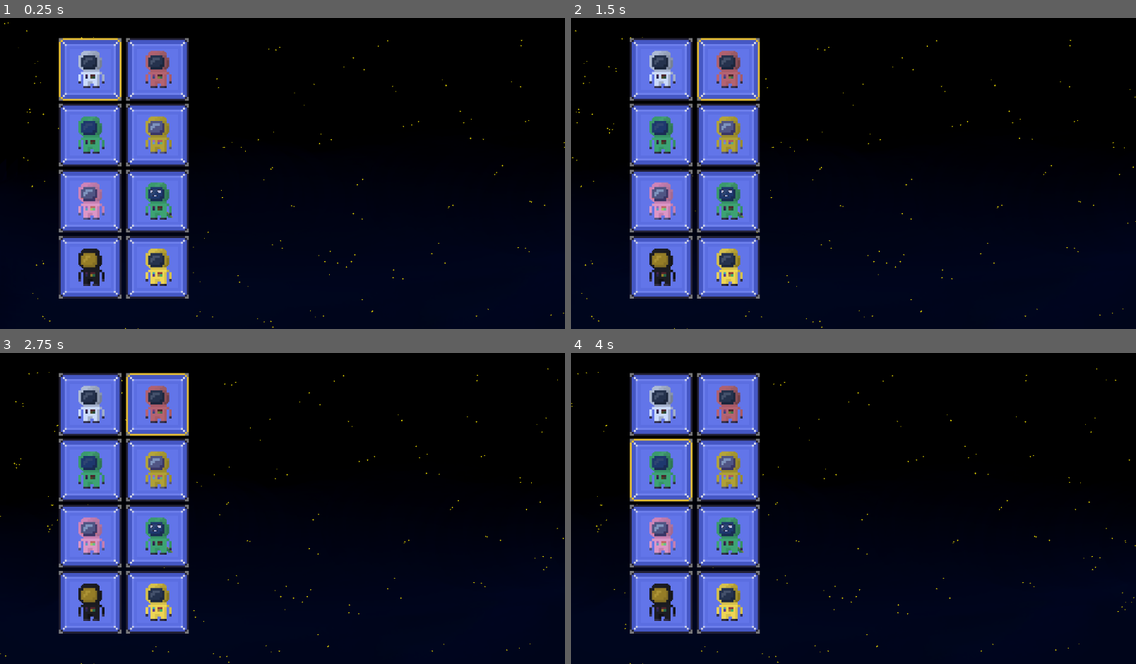
Above: before the commit, frames 1-4 (two rows, left to right).
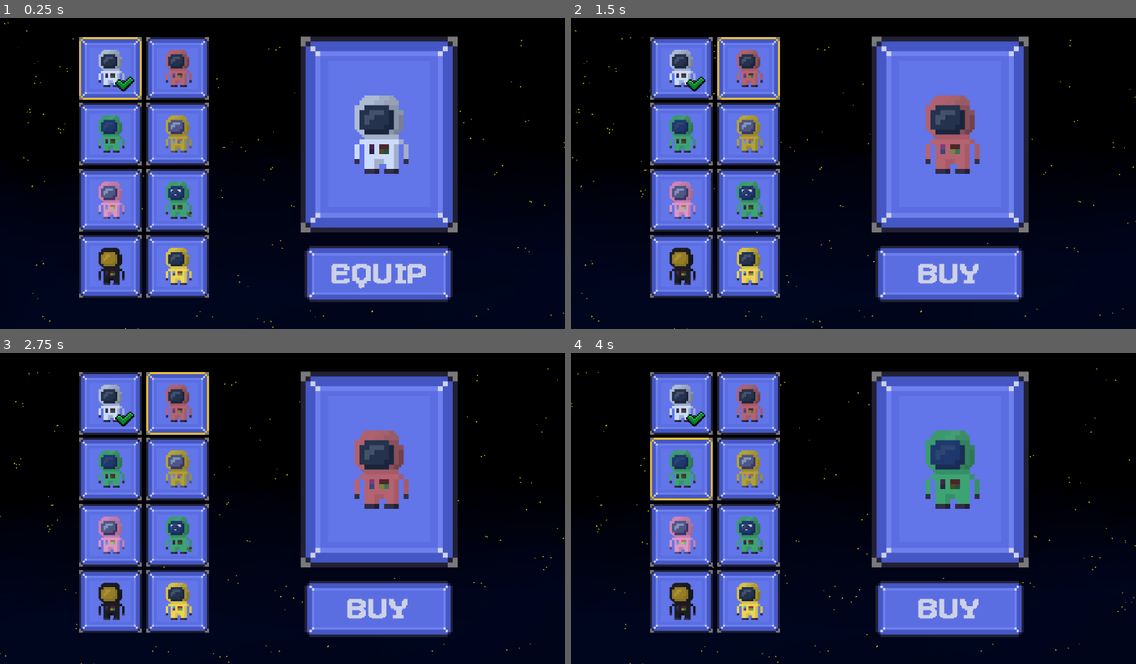
Above: after the commit, the same moments.

Repository: ilsyxn/void-escape
Game: Godot game, scene res://main-menu/skins.tscn
Same seed, same stepped clock (60 frames per second), same inputs: the game is played once before the commit and once after it. This scene is started directly instead of the project's main scene.
Inputs (mouse positions are in pixels of both pictures, inside the frame that each line leads up to):
- Up to frame 1 (0.25 s): no input
- Up to frame 2 (1.5 s): click (949, 273) at 0.52 s; hold D (right) from 1.28 s (still down)
- Up to frame 3 (2.75 s): release D (right) at 2 s; click (378, 608) at 2.02 s
- Up to frame 4 (4 s): hold S (down) 2.78-3.53 s; hold D (right) from 3.53 s (still down)

The runs differ from the first frame. In frame 1, 40% of the frame differs, in the area x 10-81%, y 5-92%; in frame 2, 40%; in frame 3, 40%; in frame 4, 40%.

Commit message:
Shop erweitert

Diff:
--- a/assets/audio_stream_player_2d.gd
+++ b/assets/audio_stream_player_2d.gd
@@ -1,6 +1,6 @@
 extends AudioStreamPlayer2D
 
-var muted = false
+var muted = true
 @onready var staerke = volume_db
 # Called when the node enters the scene tree for the first time.
 func _ready():
@@ -9,7 +9,8 @@
 
 # Called every frame. 'delta' is the elapsed time since the previous frame.
 func _process(delta):
-	pass
+	if muted:
+		volume_db = -80
 
 func _unhandled_input(event):
 		if event.is_action_pressed("mute"):
--- a/main-menu/shop_selection.gd
+++ b/main-menu/shop_selection.gd
@@ -5,16 +5,31 @@
  $VBoxContainer/HBoxContainer4/Slot7, $VBoxContainer/HBoxContainer4/Slot8]
 @onready var counter = 0
 @onready var selectedSlot = slots[0]
+@onready var selection = $Selection
+@onready var background = $Selection/Background
+@onready var skin = $Selection/Skin
+@onready var selectedSkin = selectedSlot.skin.texture
+@onready var buttonSpot = $ButtonSpot
+@onready var equip = $Equip
+@onready var buy = $Buy
+@onready var hiddenSpot = $HiddenSpot
 
 # Called when the node enters the scene tree for the first time.
 func _ready():
 	selectedSlot.selected = true
 
 
+
 # Called every frame. 'delta' is the elapsed time since the previous frame.
 func _process(delta):
-	pass
+	skin.texture = selectedSlot.skin.texture
 
+	if selectedSlot.isOwned:
+		buy.global_position = hiddenSpot.global_position
+		equip.global_position = buttonSpot.global_position
+	elif !selectedSlot.isOwned:
+		equip.global_position = hiddenSpot.global_position
+		buy.global_position = buttonSpot.global_position
 func _unhandled_input(event):
 		if event.is_action_pressed("right"):
 			switchSlot(false)
--- a/main-menu/shop_selection.tscn
+++ b/main-menu/shop_selection.tscn
@@ -10,21 +10,26 @@
 [ext_resource type="Texture2D" uid="uid://d08gfgxydpyc8" path="res://assets/skins/dino.png" id="8_iq5k5"]
 [ext_resource type="Texture2D" uid="uid://dieucui0ixeoq" path="res://assets/skins/black.png" id="9_1m4po"]
 [ext_resource type="Texture2D" uid="uid://dhcsyklmgc7vw" path="res://assets/skins/reward.png" id="10_jnjcq"]
+[ext_resource type="Texture2D" uid="uid://dubfgjmgbsmgw" path="res://assets/skins/skin-frame.png" id="11_sunrv"]
+[ext_resource type="Texture2D" uid="uid://f68xcnilhq47" path="res://assets/skins/background.png" id="12_cddnc"]
+[ext_resource type="Texture2D" uid="uid://s5shgkv2vs43" path="res://assets/buttons/equip.png" id="13_7tlru"]
+[ext_resource type="Texture2D" uid="uid://clpix5x1romh3" path="res://assets/buttons/buy.png" id="13_tuqyi"]
 
 [node name="ShopSelection" type="Node2D"]
 script = ExtResource("1_0ulxv")
 
 [node name="VBoxContainer" type="VBoxContainer" parent="."]
-offset_left = 158.0
-offset_top = 193.0
-offset_right = 198.0
-offset_bottom = 233.0
+offset_left = 199.0
+offset_top = 191.0
+offset_right = 239.0
+offset_bottom = 231.0
 scale = Vector2(2, 2)
 
 [node name="HBoxContainer" type="HBoxContainer" parent="VBoxContainer"]
 layout_mode = 2
 
 [node name="Slot" parent="VBoxContainer/HBoxContainer" instance=ExtResource("1_fykkm")]
+isOwned = true
 image = ExtResource("2_7l4gf")
 
 [node name="Slot2" parent="VBoxContainer/HBoxContainer" instance=ExtResource("1_fykkm")]
@@ -63,3 +68,37 @@
 [node name="Slot8" parent="VBoxContainer/HBoxContainer4" instance=ExtResource("1_fykkm")]
 position = Vector2(68.5, 190)
 image = ExtResource("10_jnjcq")
+
+[node name="Selection" type="Sprite2D" parent="."]
+position = Vector2(747, 326)
+scale = Vector2(5, 5)
+texture = ExtResource("11_sunrv")
+
+[node name="Background" type="Sprite2D" parent="Selection"]
+position = Vector2(0, -0.200008)
+scale = Vector2(1.3, 1.8625)
+texture = ExtResource("12_cddnc")
+
+[node name="Skin" type="Sprite2D" parent="Selection"]
+
+[node name="Equip" type="TextureButton" parent="."]
+offset_left = -876.0
+offset_top = 443.0
+offset_right = -755.0
+offset_bottom = 489.0
+scale = Vector2(2.5, 2.5)
+texture_normal = ExtResource("13_7tlru")
+
+[node name="Buy" type="TextureButton" parent="."]
+offset_left = -883.0
+offset_top = 281.0
+offset_right = -762.0
+offset_bottom = 327.0
+scale = Vector2(2.5, 2.5)
+texture_normal = ExtResource("13_tuqyi")
+
+[node name="ButtonSpot" type="Marker2D" parent="."]
+position = Vector2(595, 553)
+
+[node name="HiddenSpot" type="Marker2D" parent="."]
+position = Vector2(-1276, 520)
--- a/main-menu/slot.gd
+++ b/main-menu/slot.gd
@@ -4,11 +4,15 @@
 @onready var img = $Img
 @onready var background = $Img/Background
 @onready var skin = $Img/Skin
+@onready var owned = $Img/Owned
 
+@export var isOwned : bool
 @export var image : Texture2D
 
 # Called when the node enters the scene tree for the first time.
 func _ready():
+
+
 	skin.texture = image
 	if selected:
 		img.texture = preload("res://assets/skins/slot-selected.png")
@@ -22,3 +26,8 @@
 		img.texture = preload("res://assets/skins/slot-selected.png")
 	elif !selected:
 		img.texture = preload("res://assets/skins/slot.png")
+
+	if isOwned:
+		owned.visible = true
+	elif !isOwned:
+		owned.visible = false
--- a/main-menu/slot.tscn
+++ b/main-menu/slot.tscn
@@ -1,8 +1,9 @@
-[gd_scene load_steps=4 format=3 uid="uid://wmiwgf778der"]
+[gd_scene load_steps=5 format=3 uid="uid://wmiwgf778der"]
 
 [ext_resource type="Script" path="res://main-menu/slot.gd" id="1_8dq2g"]
 [ext_resource type="Texture2D" uid="uid://chpdsnyfc7vms" path="res://assets/skins/slot.png" id="1_s3yat"]
 [ext_resource type="Texture2D" uid="uid://f68xcnilhq47" path="res://assets/skins/background.png" id="2_ksli3"]
+[ext_resource type="Texture2D" uid="uid://dhu1eyfmd32w3" path="res://assets/skins/owned.png" id="4_qpp01"]
 
 [node name="Slot" type="Node2D"]
 script = ExtResource("1_8dq2g")
@@ -16,3 +17,8 @@
 
 [node name="Skin" type="Sprite2D" parent="Img"]
 scale = Vector2(1.2, 1.2)
+
+[node name="Owned" type="Sprite2D" parent="Img"]
+position = Vector2(14, 16)
+scale = Vector2(0.7, 0.7)
+texture = ExtResource("4_qpp01")
Binary file added: assets/buttons/buy.png
Not shown, added: assets/buttons/buy.png.import
Binary file added: assets/buttons/equip.png
Not shown, added: assets/buttons/equip.png.import
Binary file added: assets/skins/owned.png
Not shown, added: assets/skins/owned.png.import
Binary file added: assets/skins/skin-frame.png
Not shown, added: assets/skins/skin-frame.png.import
Not shown: 1 places in main-menu/shop_selection.tscn that only renumber resources
Not shown, added: dokumente/changelog.odt
Not shown, added: dokumente/v1-doks/abgabe.pdf
Not shown, added: dokumente/v1-doks/changelog.pdf
(and 5 more such lines)
